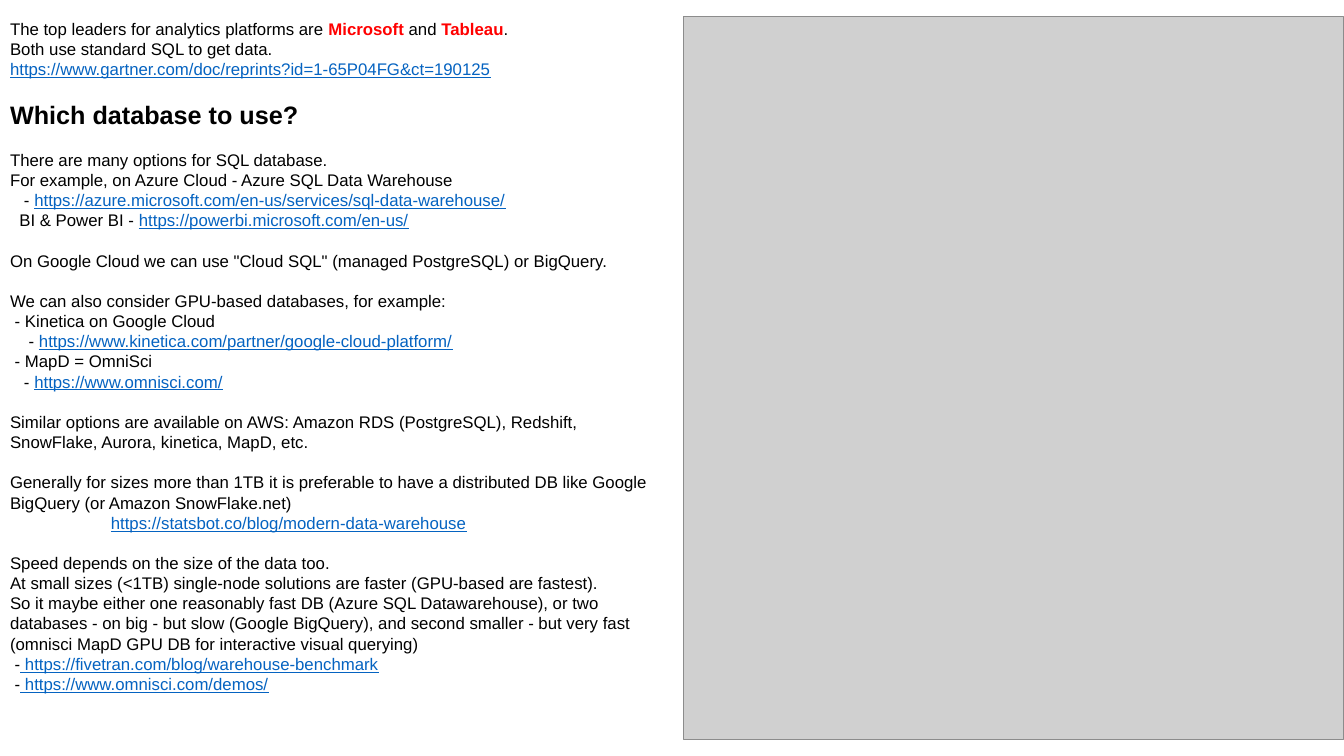
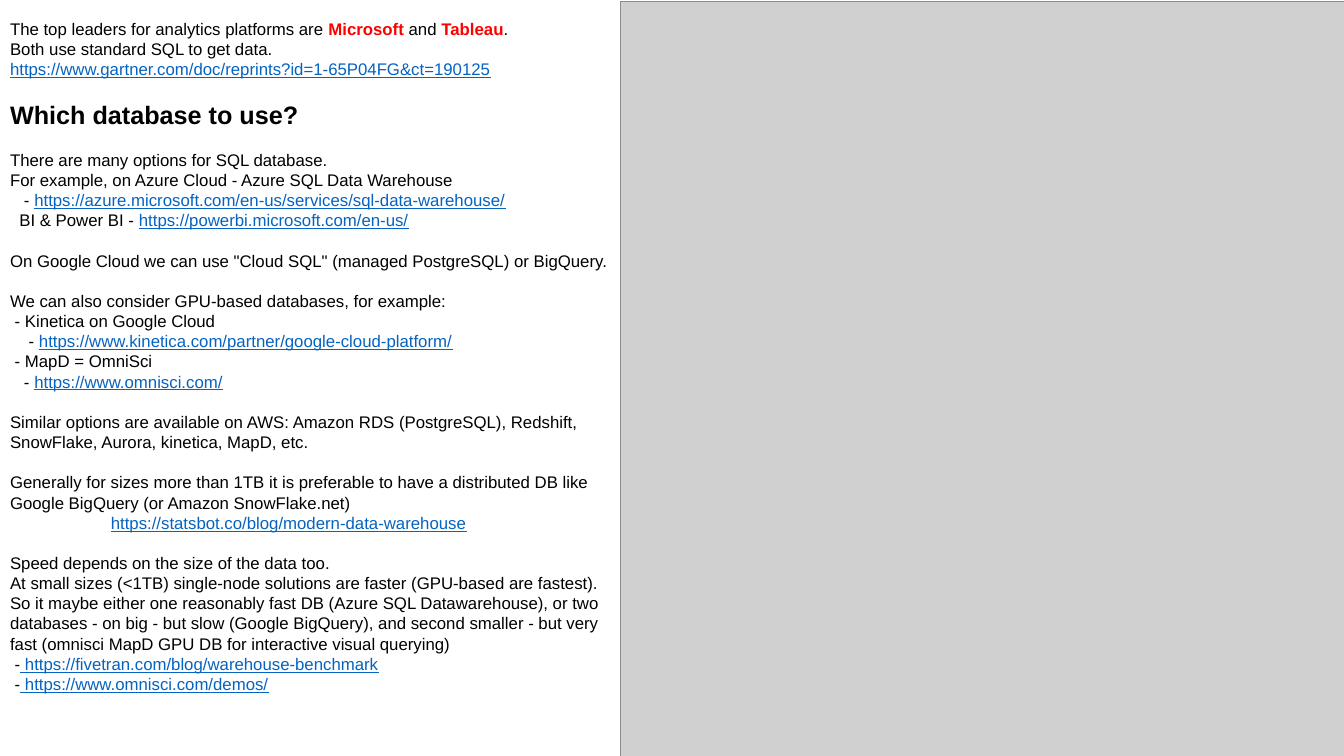
Before and after one commit to lselector/ml_ai_doc, a slide deck: slide 2 of analytics_dashboards.pptx. Drawn at 1344x756 pixels with LibreOffice and Linux fonts; fonts in the diff are those of the drawing; grey boxes stand for pictures. Boxes give left, top, right and bottom in pixels: in the first picture for what was removed or moved away, otherwise in the second. Text is boxed around its words. In the diff, an @@ line names an element or a change of style, - is before the commit and + after.

Commit message:
updated analytics_dashboards

```diff
--- a/analytics_dashboards.pptx
+++ b/analytics_dashboards.pptx
@@ text "The top leaders for analytics ..." rewrapped from [10,23,646,694] to [10,23,607,694] @@
@@ picture: place and size @@
-picture at [684,17,1344,740]
+picture at [621,2,1344,756]
```
Also in this commit, not shown: 3 other slides changed, 1 other file.
